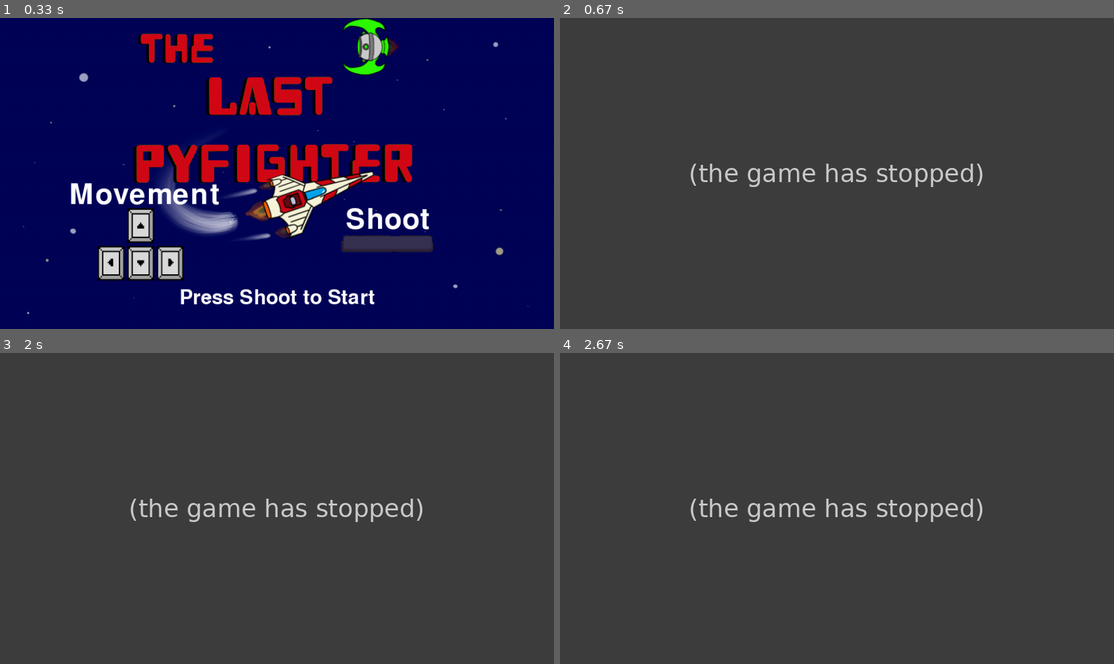
Above: before the commit, frames 1-4 (two rows, left to right).
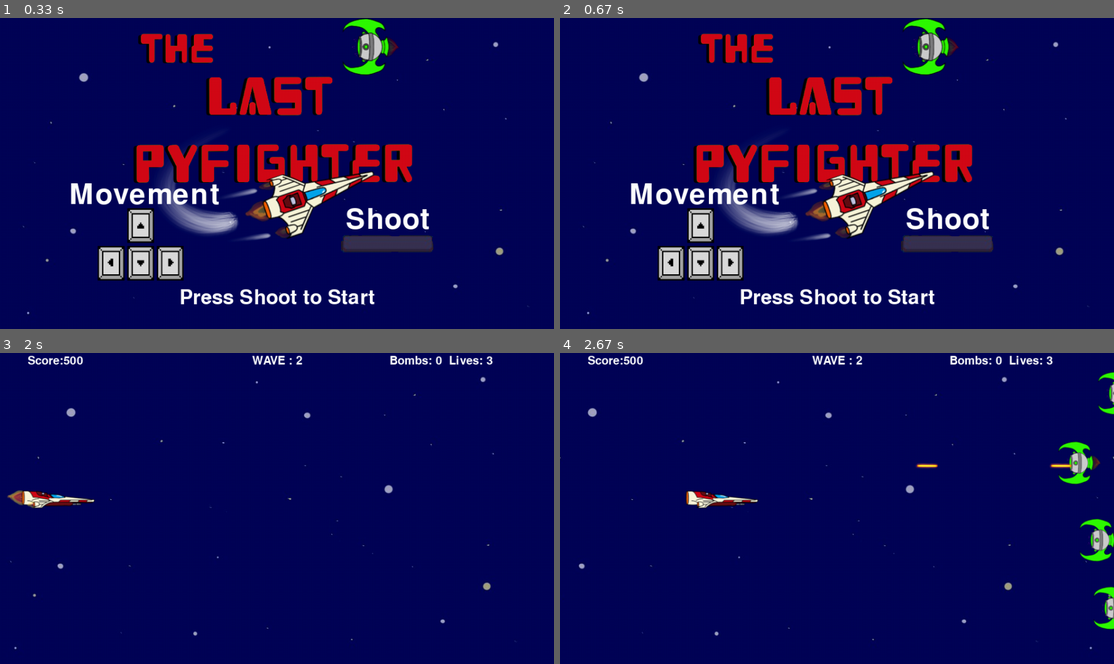
Above: after the commit, the same moments.

Repository: Demi-hero/UoN_Game_Project
Game: pygame game, started from Main.py
Same seed, same stepped clock (60 frames per second), same inputs: the game is played once before the commit and once after it.
Inputs:
- Up to frame 1 (0.33 s): no input
- Up to frame 2 (0.67 s): tap B at 0.33 s
- Up to frame 3 (2 s): tap Space at 1.77 s
- Up to frame 4 (2.67 s): hold Right 2.1-2.57 s; hold Left from 2.65 s (still down)

Frame 1 is identical in both runs. In frame 2, 99% of the frame differs, in the area x 0-100%, y 0-100%; in frame 3, 100%; in frame 4, 100%.
Error before the commit: AttributeError: 'str' object has no attribute 'screen' (eventhandler.py line 183); the game stopped at 0.33 s (later frames are placeholders)

Commit message:
Update eventhandler.py

Diff:
--- a/eventhandler.py
+++ b/eventhandler.py
@@ -180,8 +180,8 @@
         if self.bombs < 5 and not self.paused:
             files['sounds'].ult.play()
             self.score += 500
-            board.screen.fill(self.white)
             self.purge_aliens()
+            self.kill_count += (self.wavenum+self.difficulty)
             pyg.display.update()
             self.bombs -= 1
             self.new_alien(self.wavenum)
